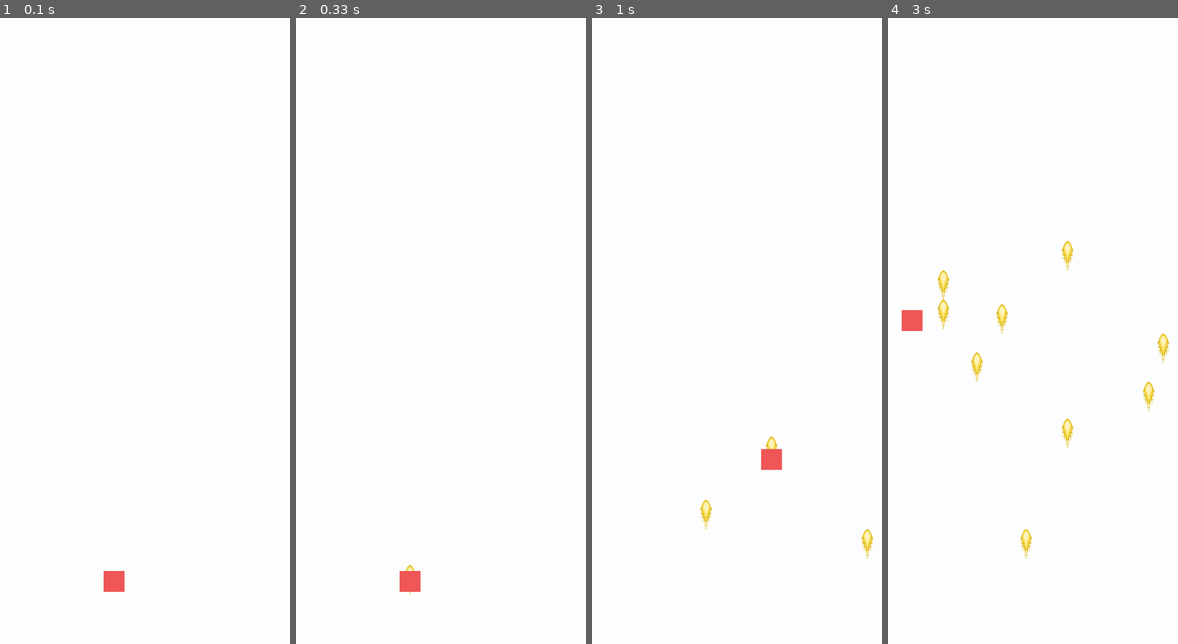
Above: before the commit, frames 1-4 (left to right).
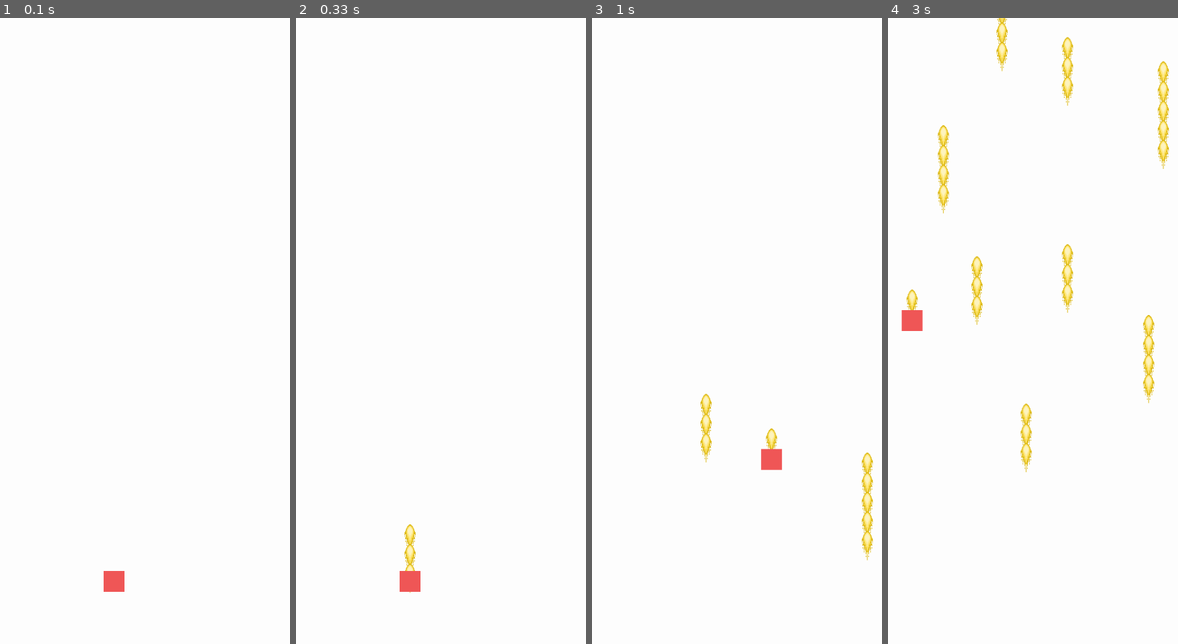
Above: after the commit, the same moments.

Repository: DL648/Pygame
Game: pygame game, started from code/Game_main.py
The game is run twice, just before and just after one commit, with the same random seed, the same clock (stepped at 60 frames per second) and the same inputs.
Inputs (mouse positions are in pixels of both pictures, inside the frame that each line leads up to):
- Up to frame 1 (0.1 s): no input
- Up to frame 2 (0.33 s): no input
- Up to frame 3 (1 s): move the mouse to (693, 356) at 0.37 s; click (597, 237) at 0.88 s
- Up to frame 4 (3 s): click (1041, 387) at 1.22 s; click (919, 205) at 1.55 s; click (1001, 406) at 1.88 s; click (951, 199) at 2.22 s; click (1122, 493) at 2.55 s; click (outside the picture) at 2.88 s

Frame 1 is identical in both runs. In frame 2, 0.2% of the frame differs, in the area x 37-42%, y 80-93%; in frame 3, 1.0%; in frame 4, 3.7%, in the area x 6-97%, y 0-87%.

Commit message:
添加一点点音效

Diff:
--- a/code/Game_main.py
+++ b/code/Game_main.py
@@ -4,6 +4,7 @@
 from Projectile import Projectile
 pygame.init()
 
+shoot =pygame.mixer.Sound("../Sound/shoot.wav")
 size=(1080,1920)
 screen =pygame.display.set_mode(size,pygame.SCALED|pygame.FULLSCREEN)
 
@@ -12,7 +13,7 @@
 player_rect.center=(size[0]/2,size[1]*0.9)
 
 projectiles =[]
-timer=pygame.time.set_timer(pygame.USEREVENT,300)
+timer=pygame.time.set_timer(pygame.USEREVENT,100)
 
 while True:
     for event in pygame.event.get():
@@ -30,6 +31,8 @@
 
         if event.type == pygame.USEREVENT:
              pro =Projectile(player_rect.centerx,player_rect.centery)
+             shoot.play()
+
              projectiles.append(pro)
 
     screen.fill((255,255,255))
--- a/code/Projectile.py
+++ b/code/Projectile.py
@@ -12,4 +12,4 @@
 
     def update(self,screen):
         screen.blit(self.image, self.rect)
-        self.rect.y-=5
+        self.rect.y-=10
Not shown, added: Sound/die.wav
Not shown, added: Sound/hit.wav
Not shown, added: Sound/music.wav
Not shown, added: Sound/shoot.wav
Not shown, added: upload.sh
